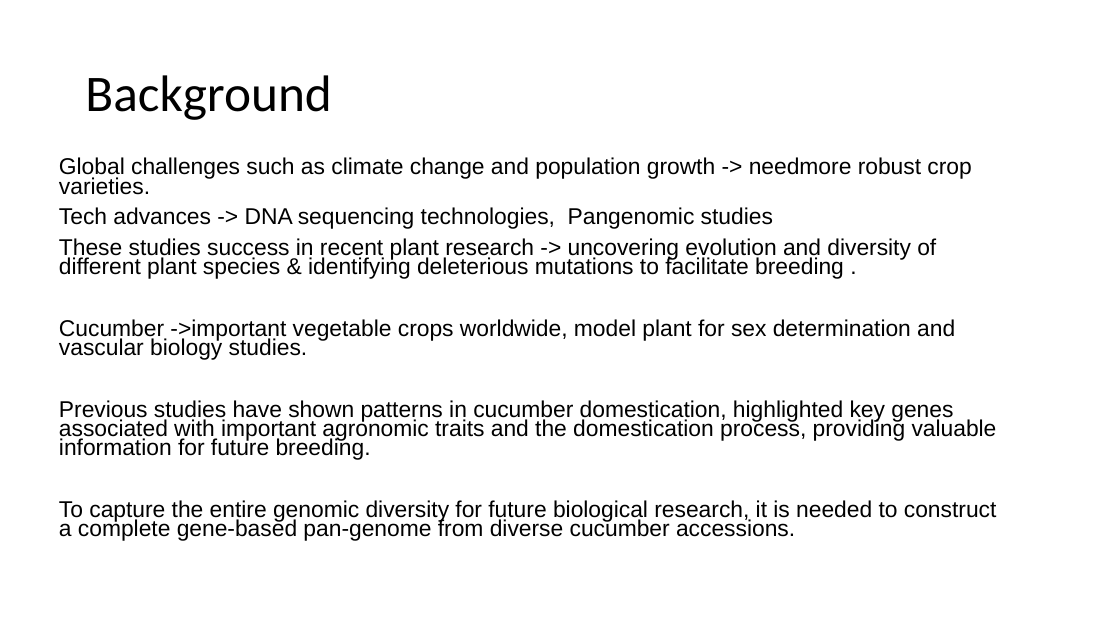
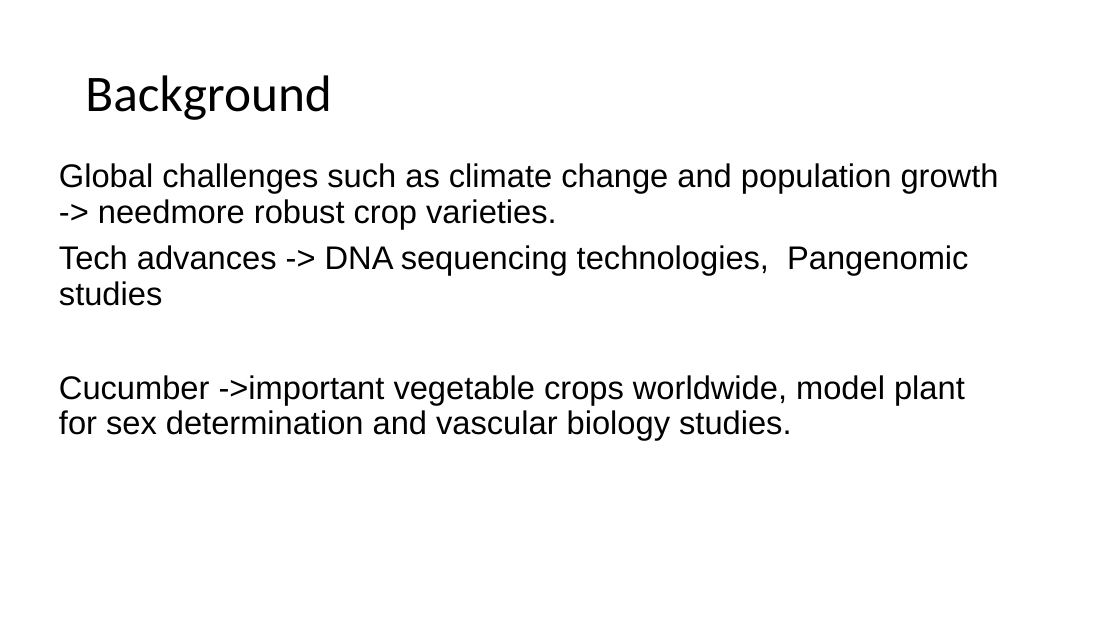
Before and after one commit to Rocky0Shao/BTI_Intern, a slide deck: slide 2 of Poster/In_Lab_Presentation.pptx. Drawn at 1120x630 pixels with LibreOffice and Linux fonts; fonts in the diff are those of the drawing. Boxes give left, top, right and bottom in pixels: in the first picture for what was removed or moved away, otherwise in the second. Text is boxed around its words. In the diff, an @@ line names an element or a change of style, - is before the commit and + after.

```diff
--- a/Poster/In_Lab_Presentation.pptx
+++ b/Poster/In_Lab_Presentation.pptx
@@ text "Global challenges such as climate ..." at <box>59,163,999,440</box>: size 19.6 to 28 pt; line spacing 0.7 to 0.9 @@
@@ text at <box>59,238,936,279</box>: paragraph removed @@
-These studies success in recent plant research -> uncovering evolution and diversity of different plant species & identifying deleterious mutations to facilitate breeding .
@@ text at <box>59,400,997,541</box>: paragraphs removed @@
-Previous studies have shown patterns in cucumber domestication, highlighted key genes associated with important agronomic traits and the domestication process, providing valuable information for future breeding.
-To capture the entire genomic diversity for future biological research, it is needed to construct a complete gene-based pan-genome from diverse cucumber accessions.
```
Also in this commit, not shown: 6 slides added, 1 slide removed, 5 other files.
